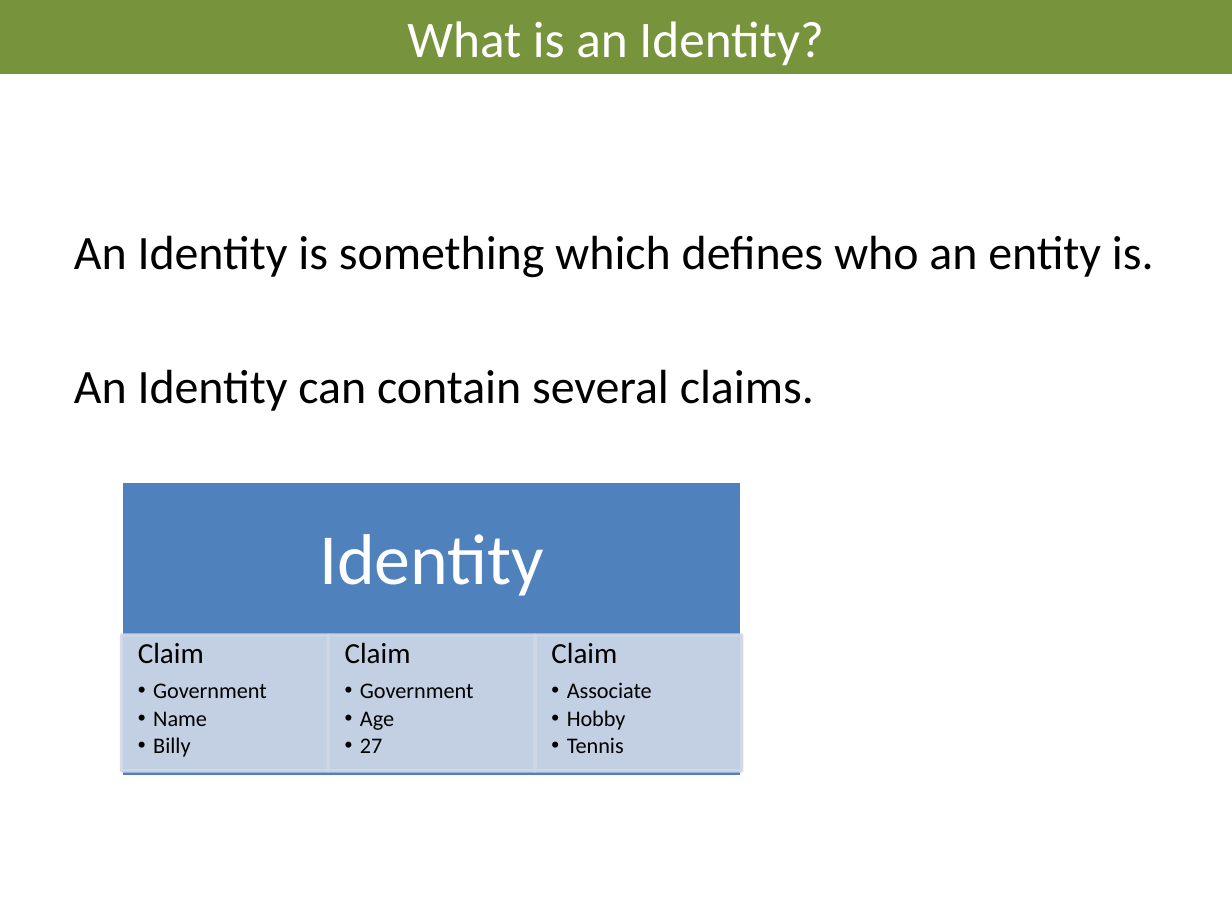
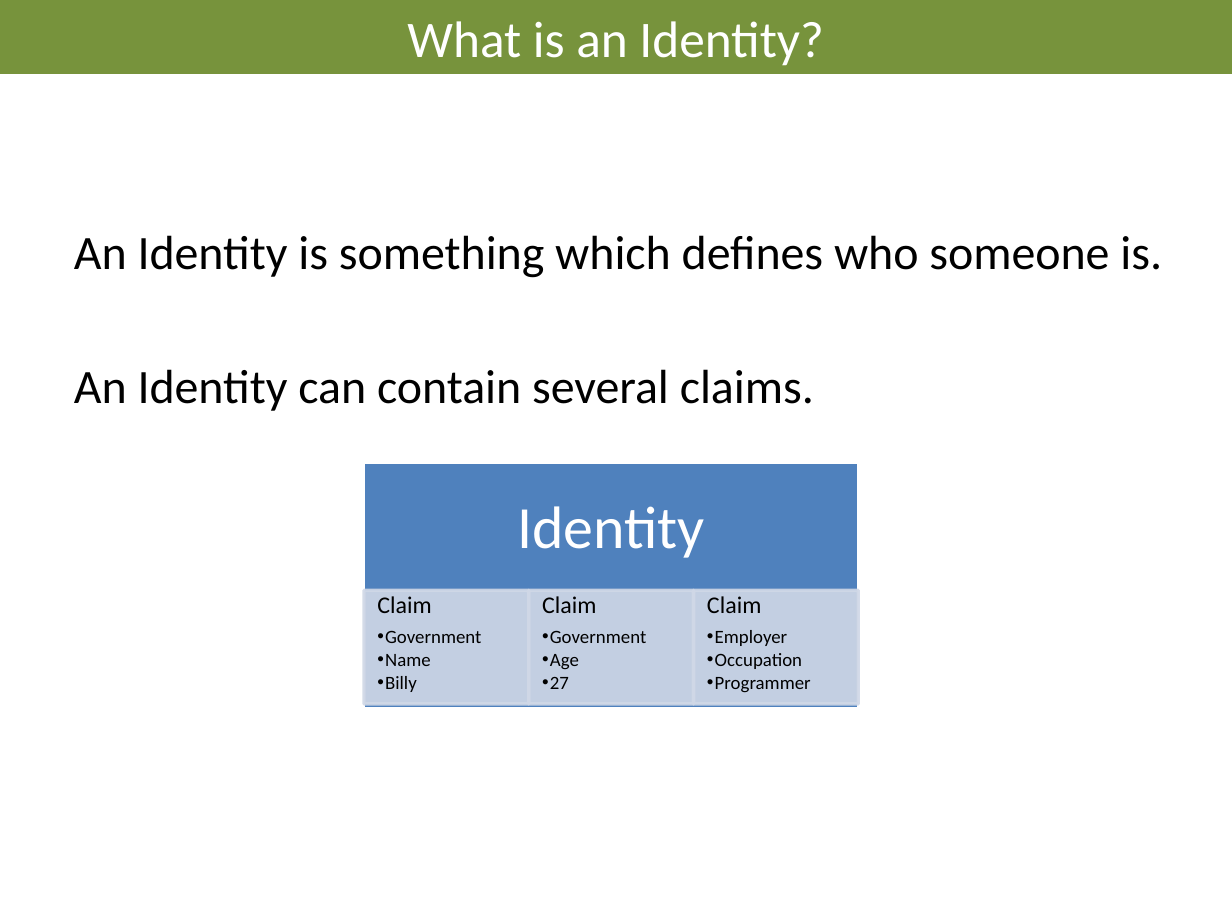
Before and after one commit to AndreasElffors/IdentityTemplate, a slide deck: slide 20 of Documents/Identity-Theory.pptx (slide 12 before the commit). Drawn at 1232x924 pixels with LibreOffice and Linux fonts; fonts in the diff are those of the drawing; background and template pictures are left out. Boxes give left, top, right and bottom in pixels: in the first picture for what was removed or moved away, otherwise in the second. Text is boxed around its words. In the diff, an @@ line names an element or a change of style, - is before the commit and + after.

```diff
--- a/Documents/Identity-Theory.pptx
+++ b/Documents/Identity-Theory.pptx
@@ text at box(74, 235, 1162, 278): text changed @@
-An Identity is something which defines who an entity is.
+An Identity is something which defines who someone is.
@@ text "Identity": place and size @@
-text "Identity" at box(319, 534, 544, 596)
+text "Identity" at box(517, 506, 705, 558)
@@ text "Identity" at box(517, 506, 705, 558): size 42 to 35 pt; less space between paragraphs @@
@@ rectangle: place and size @@
-rectangle at box(121, 482, 742, 777)
+rectangle at box(363, 462, 859, 708)
@@ text "Claim": place and size @@
-text "Claim" at box(138, 642, 266, 757)
+text "Claim" at box(377, 596, 481, 692)
@@ text "Claim" at box(377, 596, 481, 692): size 17 to 14 pt in "Claim"; size 13 to 11 pt in "Government", "Name", "Billy"; less space between paragraphs; indent changed @@
@@ rectangle: place and size @@
-rectangle at box(328, 634, 535, 770)
+rectangle at box(363, 590, 529, 703)
@@ text "Claim": place and size @@
-text "Claim" at box(345, 642, 473, 753)
+text "Claim" at box(542, 596, 646, 689)
@@ text "Claim" at box(542, 596, 646, 689): size 17 to 14 pt in "Claim"; size 13 to 11 pt in "Government", "Age", "27"; less space between paragraphs; indent changed @@
@@ rectangle: place and size @@
-rectangle at box(535, 634, 742, 770)
+rectangle at box(529, 590, 694, 703)
@@ rectangle: place and size @@
-rectangle at box(122, 634, 329, 770)
+rectangle at box(694, 590, 859, 703)
@@ text added at box(707, 596, 811, 693), 11 pt, text #000000 @@
+Claim
+  •• Employer
+  •• Occupation
+  •• Programmer
@@ text removed at box(551, 642, 652, 753) @@
-Claim
-  •• Associate
-  •• Hobby
-  •• Tennis
```
Also in this commit, not shown: 12 other slides changed, 12 slides added, 2 slides removed.
